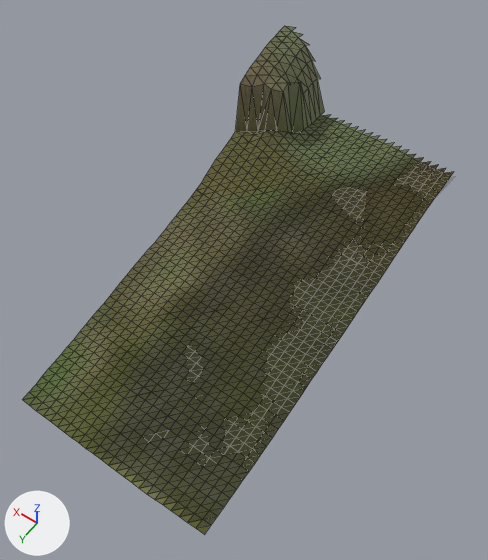
An edit to the glTF model eloria-assets/maps/continent-v2/brambleshaw/client/chunks/07_09/world.glb, drawn before and after from the same camera.
Before and after are seen from a camera (50 mm lens) standing at (-291.8, 160.9, 222.3) and looking at (-240.6, 89.3, 109.8). Every picture has the same lights, and +X, +Y and +Z are marked at lower left. The picture after the commit comes second. Mesh edges are drawn as thin lines. Where no turn or scale is listed for an object, it has been applied to the vertices. Vertices at exactly the same position are counted once.

Names of what the first picture shows: 'AuthoredGround_brambleshawBase_brambleshaw_07_09', 'Terrain_brambleshaw_07_09'.
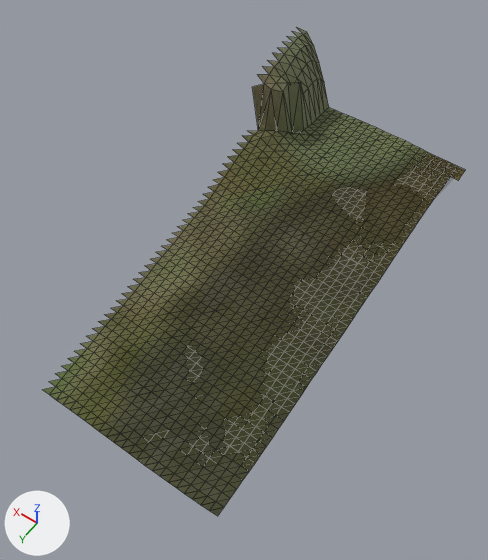
Where the change shows, as pixel boxes [x1, y1, x2, y2] in the pictures (488 x 560 px):
'AuthoredGround_brambleshawBase_brambleshaw_07_09', reshaped: before [23, 26, 453, 528]; after [42, 28, 465, 516]
'Terrain_brambleshaw_07_09', reshaped: before [23, 397, 278, 535]; after [51, 170, 465, 493]
part 1 of me_terrain_brambleshaw_07_09, cut back: before [23, 397, 215, 535]; after [452, 170, 465, 180]
part 2 of me_authoredground_brambleshawbase_brambleshaw_07_09, cut back: before [23, 26, 296, 528]; after [298, 28, 465, 177]
part 3 of me_authoredground_brambleshawbase_brambleshaw_07_09, recoloured: [42, 32, 398, 516] in both

What changed in the scene script:
```text
Change me_terrain_brambleshaw_07_09:
    used by ob_terrain_brambleshaw_07_09; location = (-1402.0, 7768.0, 0.0)
    remove me_terrain_brambleshaw_07_09.from_pydata(...)  # 1225 vertices, 2304 faces; spans x 1139.0..1187.0, y -7731.0..-7635.0, z 94.8..133.5
    add me_terrain_brambleshaw_07_09.from_pydata(...)  # 1130 vertices, 2116 faces; spans x 1137.0..1183.0, y -7735.0..-7639.0, z 95.5..131.8
    me_terrain_brambleshaw_07_09 part 1: 11 vertices moved from x 1185.0..1187.0, y -7731.0..-7713.0, z 127.9..133.5 to x 1165.0..1183.0, y -7735.0..-7733.0, z 112.8..131.8; 133 vertices removed from x 1139.0..1187.0, y -7729.0..-7635.0, z 94.8..132.5; 38 vertices added at x 1137.0..1181.0, y -7735.0..-7731.0, z 111.3..129.7
Change me_authoredground_brambleshawbase_brambleshaw_07_09:
    used by ob_authoredground_brambleshawbase_brambleshaw_07_09; location = (-1402.0, 7768.0, 0.0)
    remove me_authoredground_brambleshawbase_brambleshaw_07_09.from_pydata(...)  # 1248 vertices, 2304 faces; spans x 1139.0..1187.0, y -7733.0..-7635.0, z 94.8..133.5
    add me_authoredground_brambleshawbase_brambleshaw_07_09.from_pydata(...)  # 1177 vertices, 2162 faces; spans x 1137.0..1185.0, y -7735.0..-7639.0, z 95.5..132.8
    me_authoredground_brambleshawbase_brambleshaw_07_09 part 2: 96 vertices removed from x 1139.0..1187.0, y -7731.0..-7635.0, z 94.8..133.5; 25 vertices added at x 1137.0..1183.0, y -7735.0..-7733.0, z 111.6..131.3
    me_authoredground_brambleshawbase_brambleshaw_07_09 part 3: 1871 kept faces spanning x 1139.0..1185.0, y -7733.0..-7639.0, z 95.5..132.8 get new vertex colours
```
